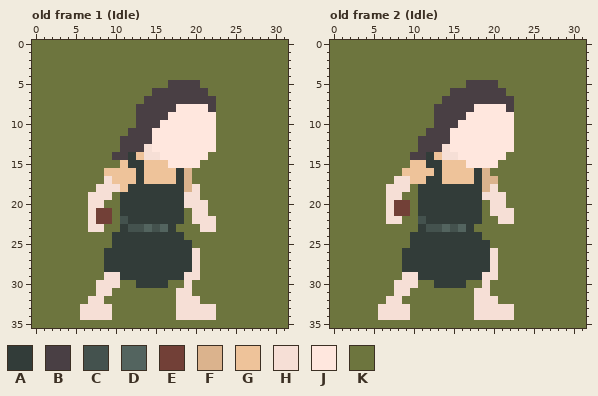
Pixel-art file: Arte/witch.aseprite. That is the earlier state.
32x36 pixels, 12 frames. Colours within 5 levels of each other are drawn and written as one. Shown: old frame 1 (Idle), old frame 2 (Idle). The commit also changed other frames, which this record leaves out.
Palette (. is transparent): A #323c39  B #493f44  C #44524e  D #53645f  E #724037  F #dbb38d  G #eec39a  H #f6dfd6  J #ffe7de  K #6d753e
New version:
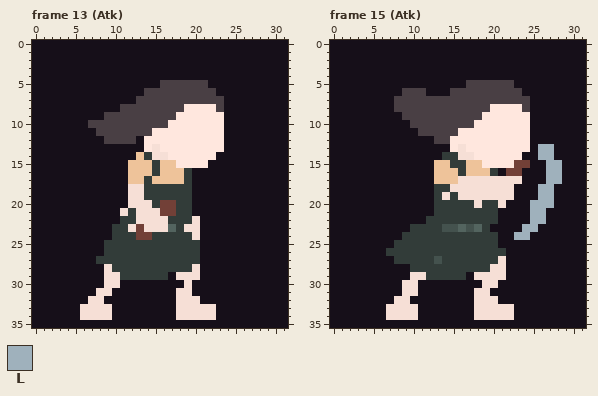
Colours new in this view: L #9fb1bc
A new or re-ordered frame is compared with the old frame closest to it.
The exact change:
frames 12 -> 39
colour K: #6d753e -> #160f19
Changed rows in their new state; - is a pixel that keeps its letter.
Frame 13 (Atk) is new; against old frame 1 (Idle):
first column x 7:
 5 ---------B----B--
 6 -------B-------B-
 7 ------B---------B
 8 ----BB-----B---JB
 9 --BBBB----B-----J
10 BBBBBB---B------J
11 -BBBB-----------J
12 --BB--KJ--------J
13 ----KKKJH-------J
14 ---KKK-A-H-----J-
15 ----KGG-A-G---J--
16 --KKK-G-A--GA----
17 --KKK-GA---GA----
18 -KKKKHH-----AK---
19 KKK-KHH-----AK---
20 KK--KHHH-EE-AKK--
21 KKK-H-HHHEE-AKK--
22 KKK-A-HHHH--A-KK-
23 KK-A-HEHHHDAHHKK-
24 ------EE----AH---
25 --A----------A---
26 -------------A---
27 -A-----------A---
28 --H--------------
29 ----------KH-----
30 -K----KKKK-------
Frame 15 (Atk) is new; against old frame 2 (Idle):
first column x 6:
 5 ---------------BB------
 6 ---BBB----------BB-----
 7 --BBBBBB---------BB----
 8 --BBBBB-----BB--JJB----
 9 ---BBBB----BB----JJ----
10 ----BBB---BB-----JJ----
11 -----B---B-------JJ----
12 -----KK----------JJ----
13 -----KKKK-H------JJ-LL-
14 ----KKKKAAHH----JJ--LL-
15 ----KKKG-AAGG--JJEE--LL
16 ---KKKKG--A-GGA-EE---LL
17 --KKKKKG--HHHHHHHH---LL
18 -KKK-KK--HHHHH-HH---LL-
19 -KK--KK-H-HHH---H---LL-
20 -KKK-KK-----HAA----LLL-
21 -KKK-KK------AAKK--LL--
22 -KK--K-------AAKK--LL--
23 ----A-AAC--CDA----LL---
24 ---A---------AA--LL----
25 --AA----------A--------
26 -AA-----------AA-------
27 --A----C------AH-------
28 ---K-----------H-------
29 ---K-H-----KH--H-------
30 --K----KKKK---H--------
31 --K-H------------------
32 -K-H-------------------
33 K---H------------------
34 K---H------------------
